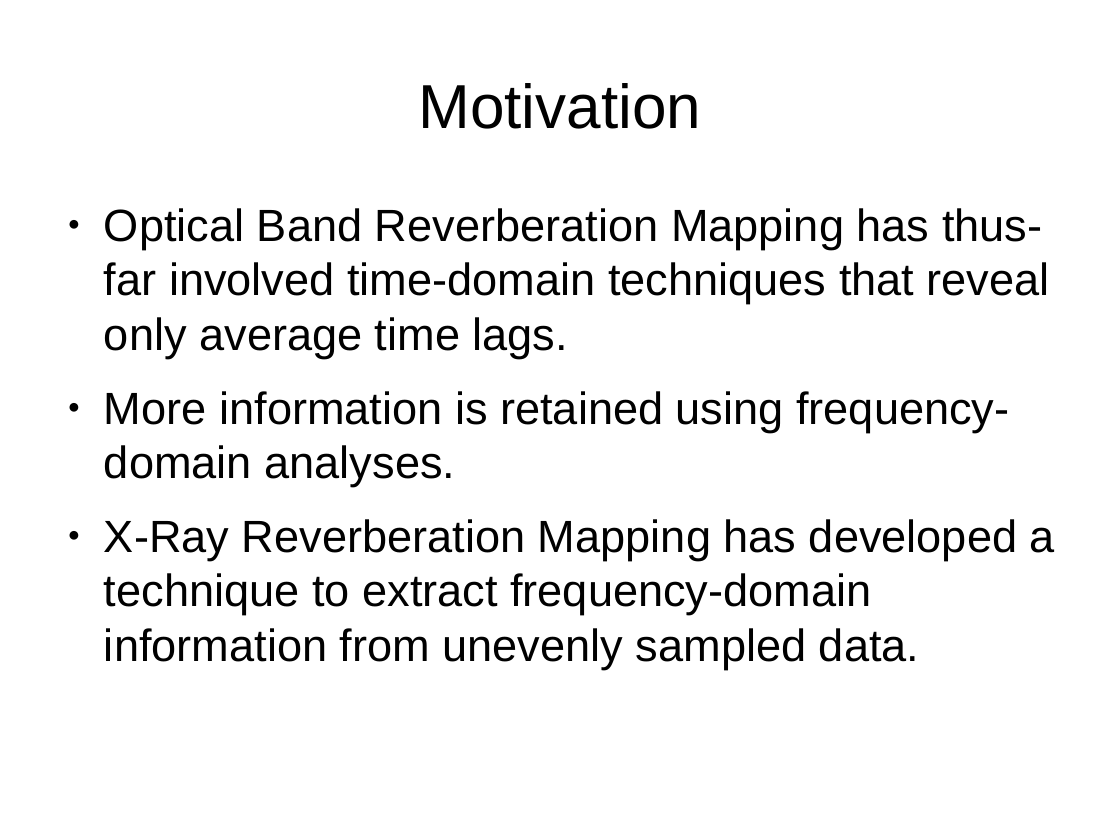
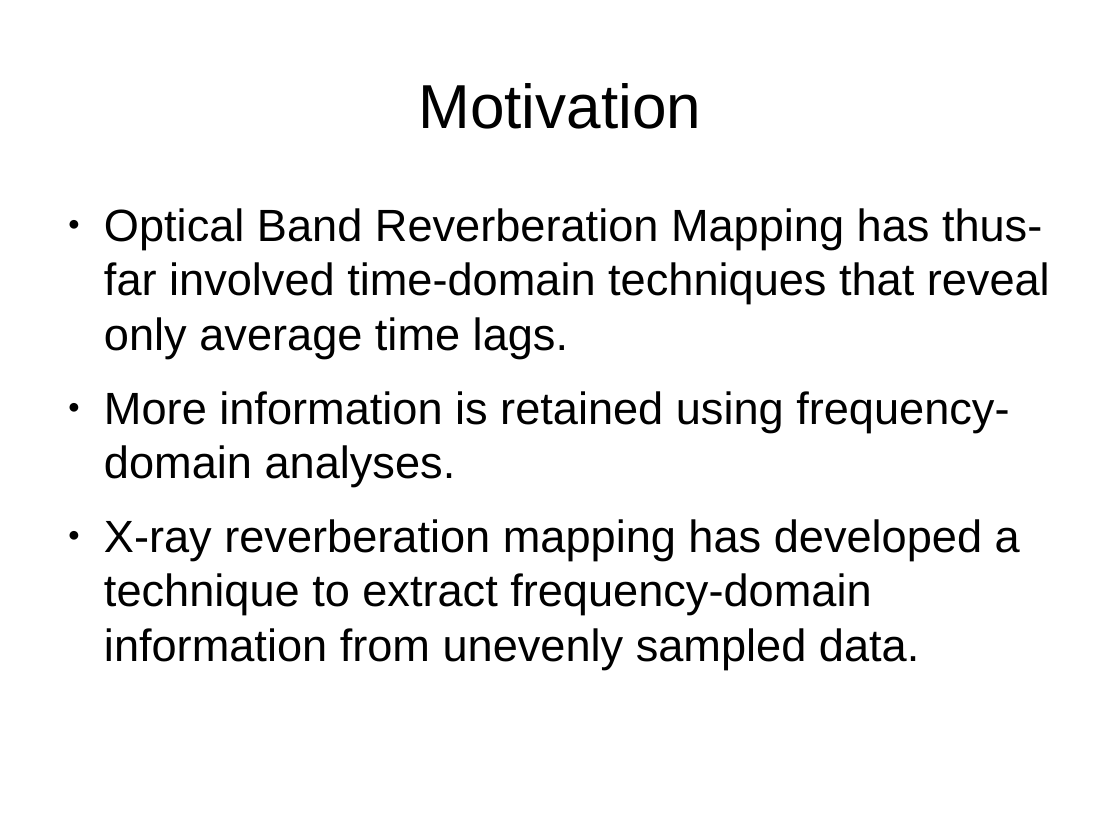
Before and after one commit to othocaes/fourier-agn, a slide deck: slide 8 of pres/final/final.odp. Drawn at 1120x840 pixels with LibreOffice and Linux fonts; fonts in the diff are those of the drawing. Boxes give left, top, right and bottom in pixels: in the first picture for what was removed or moved away, otherwise in the second. Text is boxed around its words. In the diff, an @@ line names an element or a change of style, - is before the commit and + after.

```diff
--- a/pres/final/final.odp
+++ b/pres/final/final.odp
@@ text at (104, 519, 1020, 669): text changed @@
-● X-Ray Reverberation Mapping has developed a technique to extract frequency-domain information from unevenly sampled data.
+● X-ray reverberation mapping has developed a technique to extract frequency-domain information from unevenly sampled data.
```
Also in this commit, not shown: 7 other slides changed, 7 other files.
